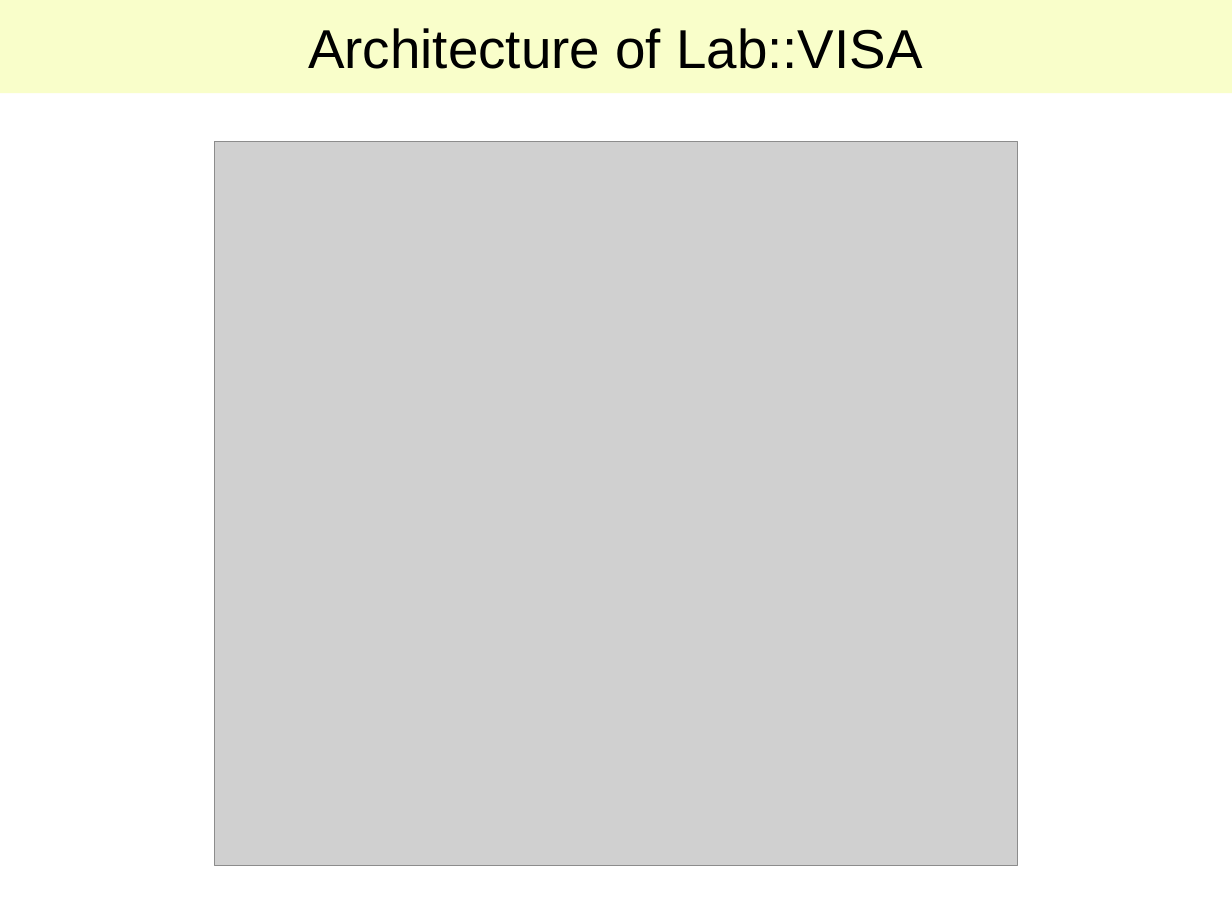
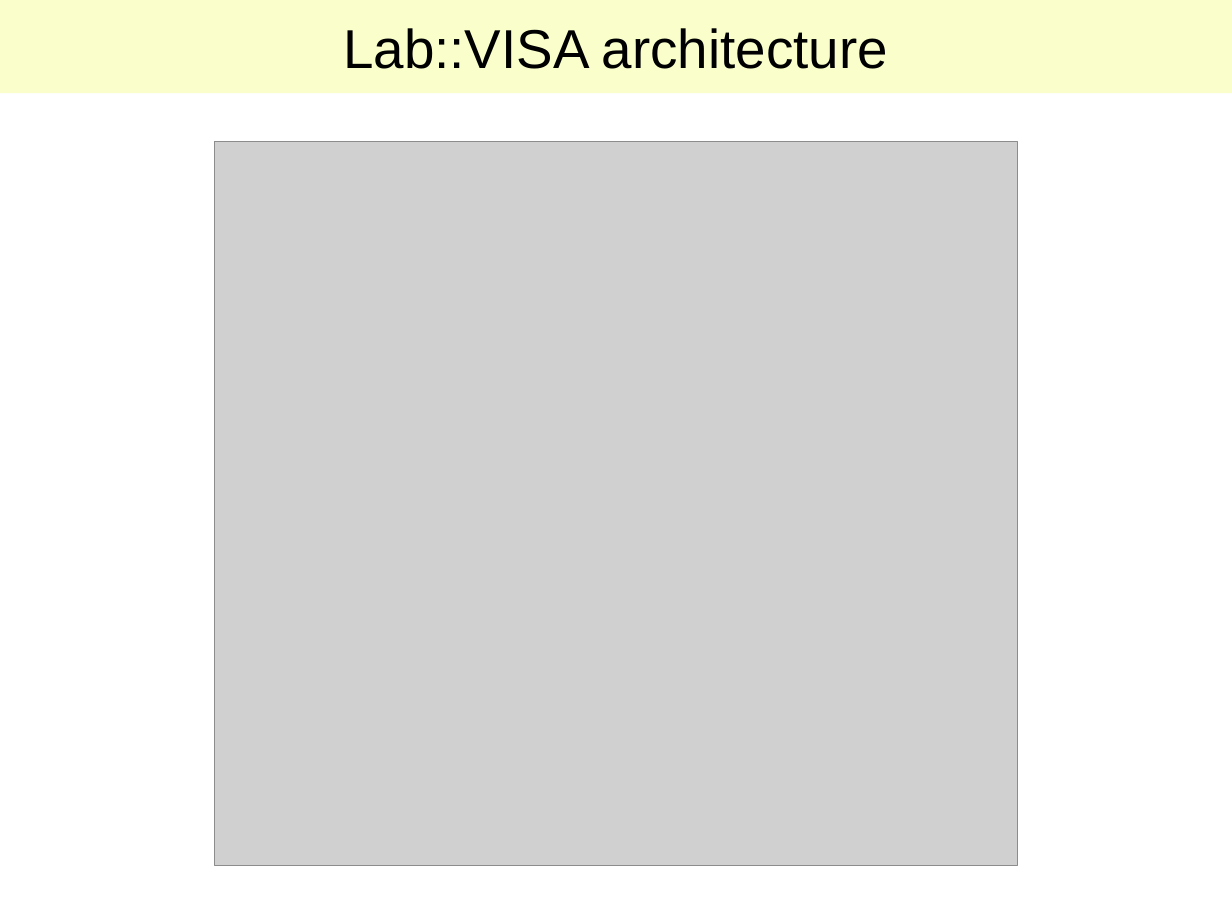
Before and after one commit to lab-measurement/Lab-VISA, a slide deck: slide 7 of Tutorial/Talk/Lab-VISA.ppt (slide 6 before the commit). Drawn at 1232x924 pixels with LibreOffice and Linux fonts; fonts in the diff are those of the drawing; grey boxes stand for pictures. Boxes give left, top, right and bottom in pixels: in the first picture for what was removed or moved away, otherwise in the second. Text is boxed around its words. In the diff, an @@ line names an element or a change of style, - is before the commit and + after.

```diff
--- a/Tutorial/Talk/Lab-VISA.ppt
+++ b/Tutorial/Talk/Lab-VISA.ppt
@@ title at box(343, 28, 888, 69): text changed @@
-Architecture of Lab::VISA
+Lab::VISA architecture
```
Also in this commit, not shown: 6 other slides changed, 1 slide added.
